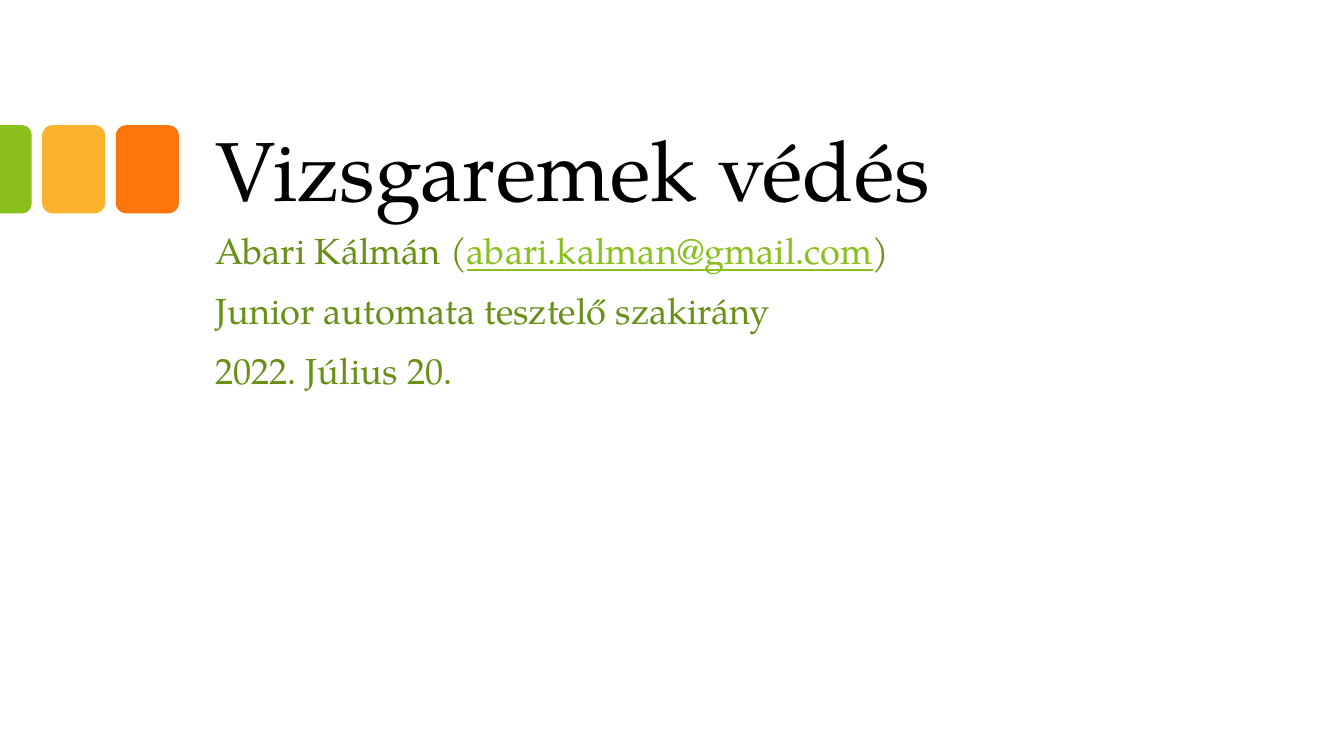
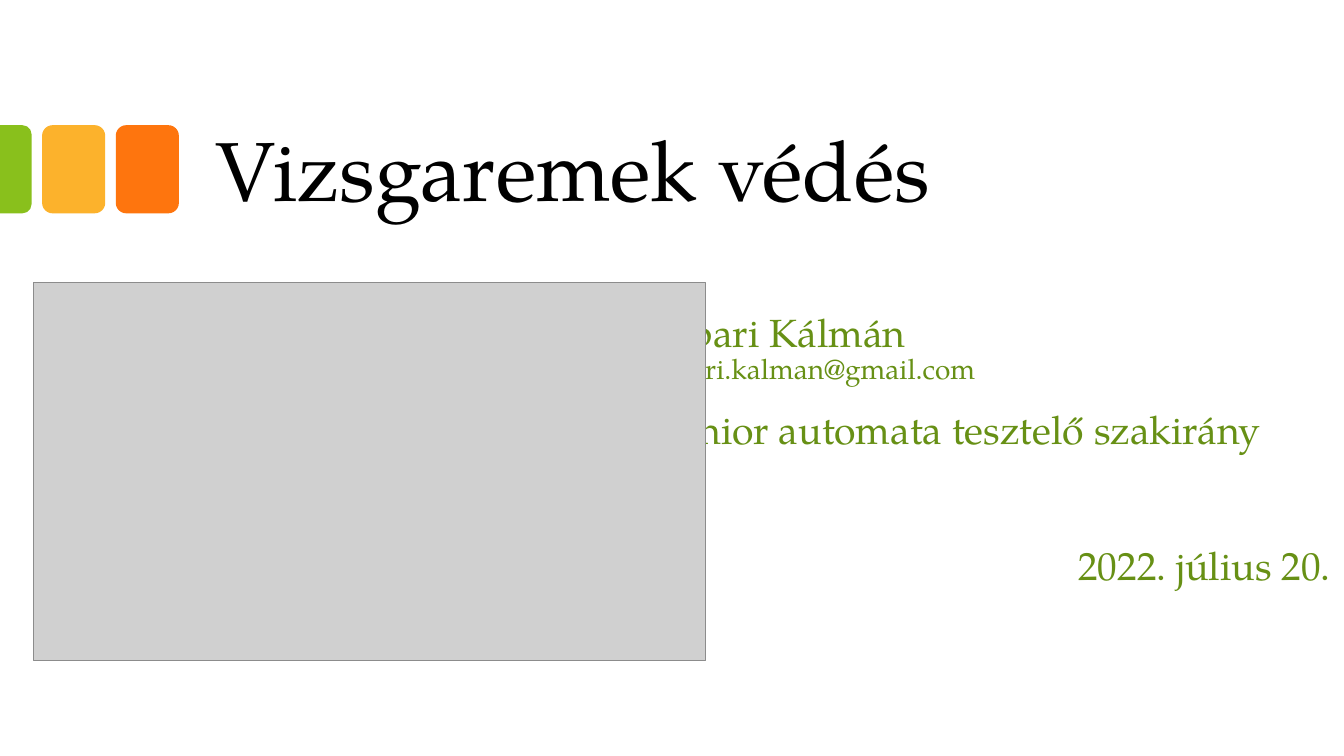
Before and after one commit to abarik/conduit, a slide deck: slide 1 of docs/Conduit_prezentacio_AbariK.pptx. Drawn at 1344x756 pixels with LibreOffice and Linux fonts; fonts in the diff are those of the drawing; grey boxes stand for pictures; background and template pictures are left out. Boxes give left, top, right and bottom in pixels: in the first picture for what was removed or moved away, otherwise in the second. Text is boxed around its words. In the diff, an @@ line names an element or a change of style, - is before the commit and + after.

```diff
--- a/docs/Conduit_prezentacio_AbariK.pptx
+++ b/docs/Conduit_prezentacio_AbariK.pptx
@@ picture added at box(33, 282, 706, 660) @@
@@ subtitle "Abari Kálmán abari.kalman@gmail.com": place and size @@
-subtitle "Abari Kálmán abari.kalman@gmail.com" at box(215, 237, 889, 391)
+subtitle "Abari Kálmán abari.kalman@gmail.com" at box(662, 306, 1331, 591)
@@ subtitle at box(662, 306, 976, 391): text changed; size 25.9 to 20 pt; text colour #89C01C to #679015 @@
-Abari Kálmán (abari.kalman@gmail.com)
+Abari Kálmán
+abari.kalman@gmail.com
@@ subtitle at box(662, 403, 1261, 459): size 25.9 to 28 pt in "Junior automata tesztelő szakirány"; line spacing 0.8 to 0.9 @@
@@ subtitle at box(1078, 551, 1331, 591): text changed; size 25.9 to 28 pt @@
-2022. Július 20.
+2022. július 20.
```
Also in this commit, not shown: 1 other slide changed, 5 slides added, 9 slides removed, 1 other file.
